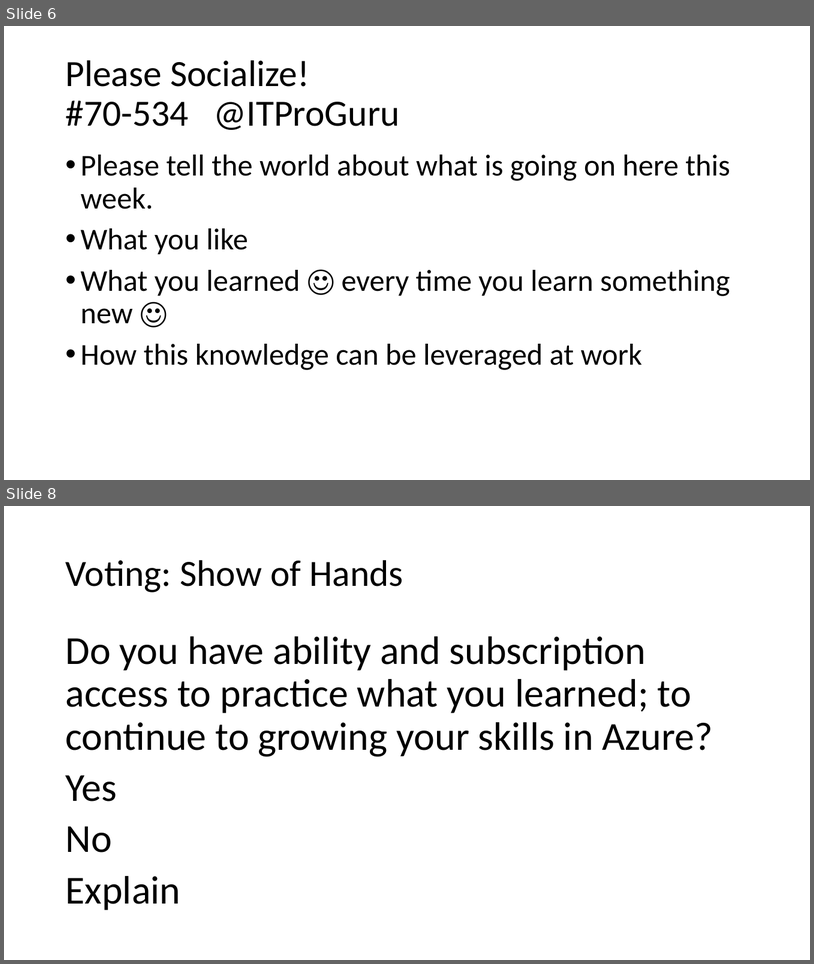
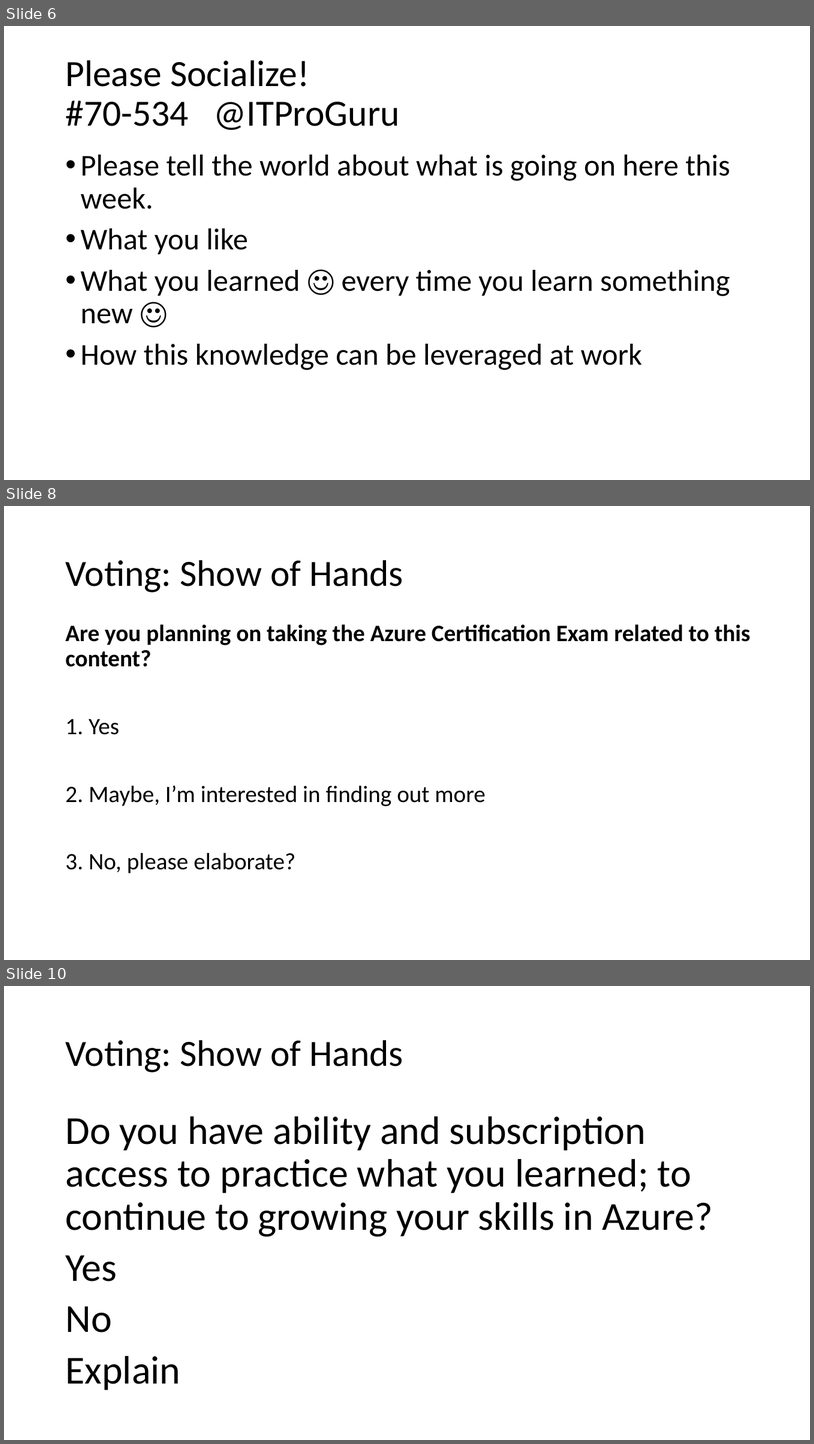
Before and after one commit to dstolts/70-534, a slide deck: Presentations/Opening-70-534-Certification-JumpStart-6-2017.pptx. Shown one above the other, each under a label of ours: slides 6 and 8 before the commit, slides 6, 8 and 10 after it; the slides between them are not shown. The pictures are 814x964 and 814x1444 pixels, drawn with LibreOffice and Linux fonts; fonts in the diff are those of the drawing. Boxes give left, top, right and bottom in pixels: in the first picture for what was removed or moved away, otherwise in the second. Text is boxed around its words. In the diff, an @@ line names an element or a change of style, - is before the commit and + after.

```diff
--- a/Presentations/Opening-70-534-Certification-JumpStart-6-2017.pptx
+++ b/Presentations/Opening-70-534-Certification-JumpStart-6-2017.pptx
@@ slide 8 added at bbox=[4, 506, 810, 960], background #FFFFFF @@
@@ title added at bbox=[65, 560, 404, 592], 44 pt, text #000000 @@
+Voting: Show of Hands
@@ text added at bbox=[65, 624, 751, 873], 28 pt, text #000000, bold @@
+Are you planning on taking the Azure Certification Exam related to this content?
+1. Yes
+2. Maybe, I’m interested in finding out more
+3. No, please elaborate?
@@ what was slide 8 is now slide 10 @@
```
Also in this commit, not shown: 4 slides changed, 1 other slide added.
